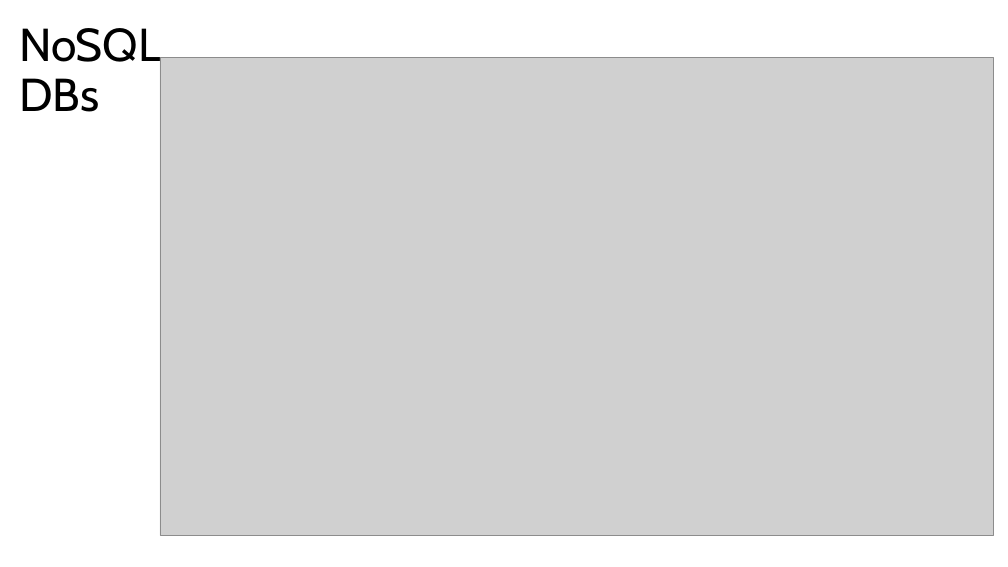
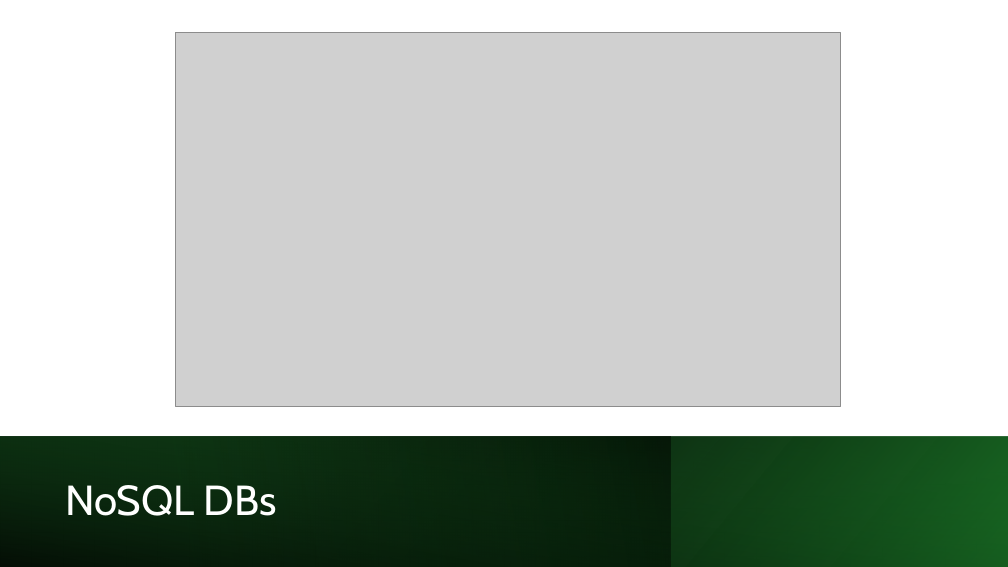
Before and after one commit to olearno/workshops, a slide deck: slide 4 of mongo/mongo_demo.pptx (slide 5 before the commit). Drawn at 1008x567 pixels with LibreOffice and Linux fonts; fonts in the diff are those of the drawing; grey boxes stand for pictures. Boxes give left, top, right and bottom in pixels: in the first picture for what was removed or moved away, otherwise in the second. Text is boxed around its words. In the diff, an @@ line names an element or a change of style, - is before the commit and + after.

```diff
--- a/mongo/mongo_demo.pptx
+++ b/mongo/mongo_demo.pptx
@@ picture: place and size @@
-picture at [160,57,994,535]
+picture at [175,33,840,406]
@@ rectangle added at [0,437,1008,567], fill gradient #000000 to #196B24 @@
@@ rectangle added at [0,437,671,567], fill gradient #13501B to #000000 @@
@@ rectangle added at [0,437,1008,567], fill gradient #000000 to #196B24 @@
@@ title "NoSQL DBs": place and size @@
-title "NoSQL DBs" at [19,28,161,112]
+title "NoSQL DBs" at [65,485,277,516]
@@ title "NoSQL DBs" at [65,485,277,516]: size 44 to 40 pt, text colour #000000 to #FFFFFF @@
```
Also in this commit, not shown: 2 other slides changed, 1 slide added, 1 slide removed, 1 other file.
